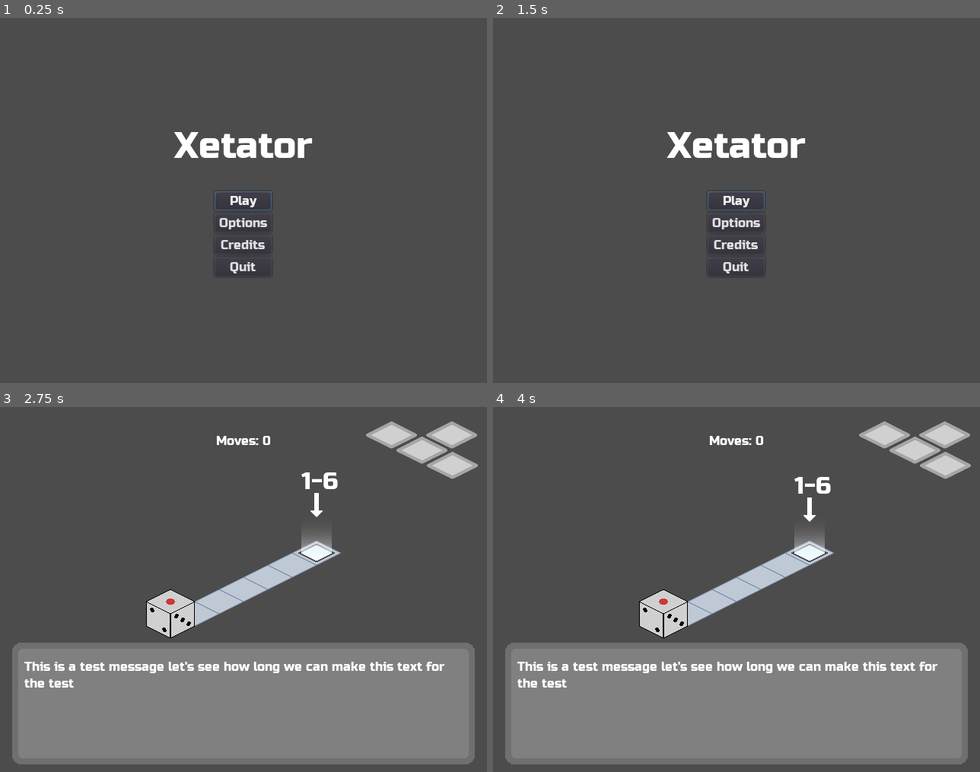
Above: before the commit, frames 1-4 (two rows, left to right).
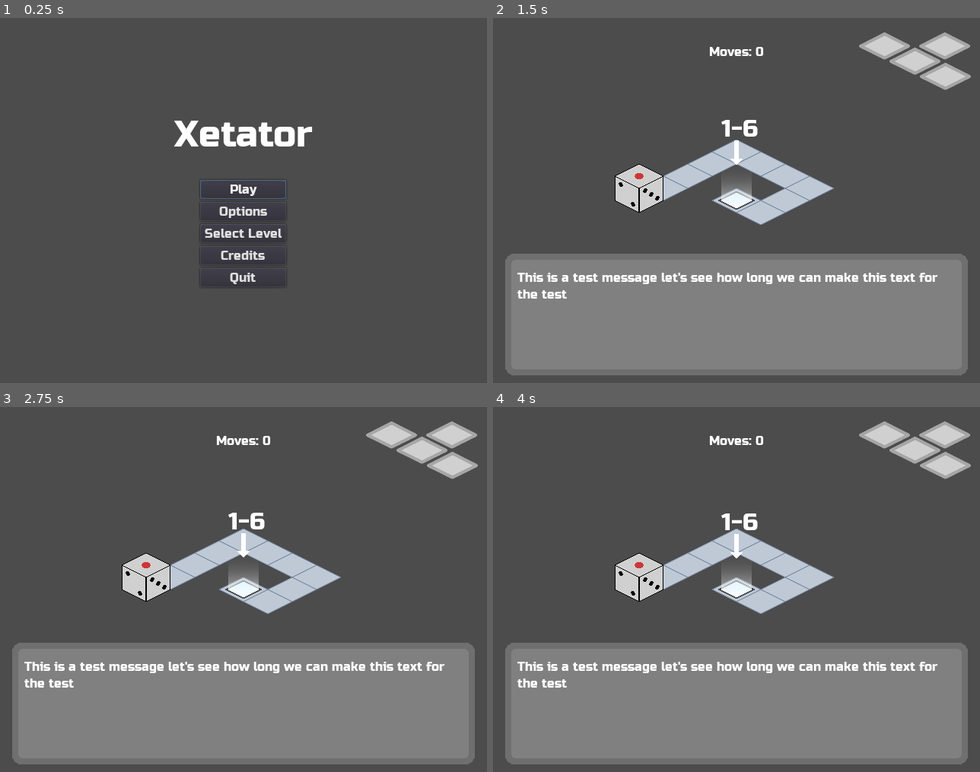
Above: after the commit, the same moments.

Repository: kdreese/gmtk-2022
Game: Godot game, scene res://src/states/Menu.tscn
The game is run twice, just before and just after one commit, with the same random seed, the same clock (stepped at 60 frames per second) and the same inputs.
Inputs (mouse positions are in pixels of both pictures, inside the frame that each line leads up to):
- Up to frame 1 (0.25 s): no input
- Up to frame 2 (1.5 s): click (736, 233) at 0.5 s, where only the run after the commit has a clickable "Select Level"; click (736, 149) at 1.25 s, where only the run after the commit has a clickable "Level 2"
- Up to frame 3 (2.75 s): click (243, 589) at 2 s, where only the run before the commit has a clickable "Play"
- Up to frame 4 (4 s): hold D (move_right) 2.78-3.53 s; hold S (move_back) from 3.53 s (still down)

The runs differ from the first frame. In frame 1, 3.1% of the frame differs, in the area x 35-65%, y 28-74%; in frame 2, 39%, in the area x 2-99%, y 3-98%; in frame 3, 6.6%; in frame 4, 6.6%.

Commit message:
Added level select menu.

Diff:
--- a/src/levels/ButtonIntroLevel.tscn
+++ b/src/levels/ButtonIntroLevel.tscn
@@ -23,3 +23,4 @@
 position = Vector2( 288, 304 )
 minimum_weight = 6
 next_level_path = "res://src/levels/ButtonTestLevel.tscn"
+level_name = "Level 4"
--- a/src/levels/ButtonTestLevel.tscn
+++ b/src/levels/ButtonTestLevel.tscn
@@ -29,3 +29,4 @@
 
 [node name="LevelEnd" parent="." instance=ExtResource( 4 )]
 position = Vector2( 480, 304 )
+level_name = "Level 6"
--- a/src/levels/IntroLevel.tscn
+++ b/src/levels/IntroLevel.tscn
@@ -15,3 +15,4 @@
 [node name="LevelEnd" parent="." instance=ExtResource( 2 )]
 position = Vector2( 416, 176 )
 next_level_path = "res://src/levels/MovementTutorialLevel.tscn"
+level_name = "Level 1"
--- a/src/levels/MovementTestLevel.tscn
+++ b/src/levels/MovementTestLevel.tscn
@@ -16,3 +16,4 @@
 position = Vector2( 384, 224 )
 minimum_weight = 6
 next_level_path = "res://src/levels/ButtonIntroLevel.tscn"
+level_name = "Level 3"
--- a/src/levels/MovementTutorialLevel.tscn
+++ b/src/levels/MovementTutorialLevel.tscn
@@ -15,3 +15,4 @@
 [node name="LevelEnd" parent="." instance=ExtResource( 2 )]
 position = Vector2( 320, 224 )
 next_level_path = "res://src/levels/MovementTestLevel.tscn"
+level_name = "Level 2"
--- a/src/objects/Indicator.tscn
+++ b/src/objects/Indicator.tscn
@@ -20,12 +20,11 @@
 size_flags_horizontal = 4
 
 [node name="Label" type="Label" parent="CenterContainer"]
-margin_left = 10.0
+margin_left = 20.0
 margin_top = 1.0
-margin_right = 30.0
+margin_right = 20.0
 margin_bottom = 39.0
 custom_fonts/font = SubResource( 1 )
-text = "6"
 align = 1
 
 [node name="Sprite" type="Sprite" parent="."]
--- a/src/objects/LevelEnd.gd
+++ b/src/objects/LevelEnd.gd
@@ -8,6 +8,7 @@
 export var minimum_weight: int = 1
 export var maximum_weight: int = 6
 export var next_level_path: String = ""
+export var level_name: String = ""
 
 
 func _on_LevelEnd_area_entered(area: Area2D) -> void:
--- a/src/states/Game.tscn
+++ b/src/states/Game.tscn
@@ -74,9 +74,9 @@
 
 [node name="V" type="VBoxContainer" parent="PauseMenu/ColorRect/C"]
 margin_left = 258.0
-margin_top = 149.0
+margin_top = 134.0
 margin_right = 381.0
-margin_bottom = 331.0
+margin_bottom = 345.0
 custom_constants/separation = 32
 
 [node name="PausedTitle" type="Label" parent="PauseMenu/ColorRect/C/V"]
--- a/src/states/Global.gd
+++ b/src/states/Global.gd
@@ -3,6 +3,7 @@
 
 const MAX_VOLUME_DB := -6.0
 const SAVE_FILE_PATH := "user://config.cfg"
+const FIRST_LEVEL_PATH = "res://src/levels/IntroLevel.tscn"
 
 const BG_MUSIC = preload("res://assets/sound/Xetator.ogg")
 
--- /dev/null
+++ b/src/states/LevelSelect.gd
@@ -0,0 +1,56 @@
+extends CanvasLayer
+
+signal level_select_exited
+
+var level_names := []
+var level_paths := []
+var buttons := []
+
+var page_idx := 0
+
+# Called when the node enters the scene tree for the first time.
+func _ready() -> void:
+	# Hide this node, to start.
+	$ColorRect.hide()
+
+
+func load_levels() -> void:
+	# Get a list of all the levels.
+	var level_path = Global.FIRST_LEVEL_PATH
+	while level_path != "":
+		var level = load(level_path).instance()
+		var level_end = level.get_node("LevelEnd") as LevelEnd
+		level_names.push_back(level_end.level_name)
+		level_paths.push_back(level_path)
+		level_path = level_end.next_level_path
+
+	# We will have at most 9 buttons.
+	var num_buttons = min(9, len(level_names))
+	for idx in range(num_buttons):
+		var button = Button.new()
+		button.rect_min_size = Vector2(120, 90)
+		button.text = level_names[idx]
+		var error = button.connect("pressed", self, "_on_level_button_pressed", [idx])
+		assert(not error)
+		$ColorRect/C/V/G.add_child(button)
+
+	if len(level_names) <= 9:
+		$ColorRect/C/V/H/NextButton.hide()
+
+	$ColorRect/C/V/H/PrevButton.hide()
+
+
+func display() -> void:
+	for idx in range(len(buttons)):
+		buttons[idx].text = level_names[9 * page_idx + idx]
+
+
+func _on_level_button_pressed(idx: int) -> void:
+	Global.level_path = level_paths[idx]
+	var error := get_tree().change_scene("res://src/states/Game.tscn")
+	assert(not error)
+
+
+func _on_BackButton_pressed() -> void:
+	$ColorRect.hide()
+	emit_signal("level_select_exited")
--- /dev/null
+++ b/src/states/LevelSelect.tscn
@@ -0,0 +1,71 @@
+[gd_scene load_steps=4 format=2]
+
+[ext_resource path="res://assets/ui/Russo_One.ttf" type="DynamicFontData" id=1]
+[ext_resource path="res://src/states/LevelSelect.gd" type="Script" id=2]
+
+[sub_resource type="DynamicFont" id=1]
+size = 32
+font_data = ExtResource( 1 )
+
+[node name="LevelSelect" type="CanvasLayer"]
+script = ExtResource( 2 )
+
+[node name="ColorRect" type="ColorRect" parent="."]
+anchor_right = 1.0
+anchor_bottom = 1.0
+color = Color( 0, 0, 0, 0.392157 )
+
+[node name="Label" type="Label" parent="ColorRect"]
+anchor_right = 1.0
+anchor_bottom = 1.0
+margin_top = 30.0
+custom_fonts/font = SubResource( 1 )
+text = "Level Select"
+align = 1
+
+[node name="C" type="CenterContainer" parent="ColorRect"]
+anchor_right = 1.0
+anchor_bottom = 1.0
+
+[node name="V" type="VBoxContainer" parent="ColorRect/C"]
+margin_left = 160.0
+margin_top = 222.0
+margin_right = 480.0
+margin_bottom = 257.0
+custom_constants/separation = 10
+
+[node name="G" type="GridContainer" parent="ColorRect/C/V"]
+margin_right = 320.0
+custom_constants/vseparation = 10
+custom_constants/hseparation = 10
+columns = 3
+
+[node name="H" type="HBoxContainer" parent="ColorRect/C/V"]
+margin_top = 10.0
+margin_right = 320.0
+margin_bottom = 35.0
+rect_min_size = Vector2( 320, 0 )
+alignment = 1
+
+[node name="PrevButton" type="Button" parent="ColorRect/C/V/H"]
+margin_left = 27.0
+margin_right = 76.0
+margin_bottom = 25.0
+size_flags_horizontal = 6
+text = "Prev"
+
+[node name="BackButton" type="Button" parent="ColorRect/C/V/H"]
+margin_left = 134.0
+margin_right = 186.0
+margin_bottom = 25.0
+size_flags_horizontal = 6
+text = "Back"
+
+[node name="NextButton" type="Button" parent="ColorRect/C/V/H"]
+margin_left = 243.0
+margin_right = 293.0
+margin_bottom = 25.0
+size_flags_horizontal = 6
+text = "Next"
+
+[connection signal="pressed" from="ColorRect/C/V/H/BackButton" to="." method="_on_BackButton_pressed"]
--- a/src/states/Menu.gd
+++ b/src/states/Menu.gd
@@ -5,10 +5,10 @@
 	if OS.get_name() == "HTML5":
 		$V/Buttons/QuitButton.hide()
 	$V/Buttons/PlayButton.grab_focus()
+	Global.level_path = Global.FIRST_LEVEL_PATH
 
 
 func _on_PlayButton_pressed() -> void:
-	Global.level_path = "res://src/levels/IntroLevel.tscn"
 	var error := get_tree().change_scene("res://src/states/Game.tscn")
 	assert(not error)
 
@@ -30,3 +30,15 @@
 func _on_OptionsMenu_options_exited() -> void:
 	$V.show()
 	$V/Buttons/OptionsButton.grab_focus()
+
+
+func _on_LevelSelectButton_pressed() -> void:
+	$V.hide()
+	$LevelSelect.load_levels()
+	$LevelSelect/ColorRect.show()
+	$LevelSelect/ColorRect/C/V/G.get_children()[0].grab_focus()
+
+
+func _on_LevelSelect_level_select_exited() -> void:
+	$V.show()
+	$V/Buttons/LevelSelectButton.grab_focus()
--- a/src/states/Menu.tscn
+++ b/src/states/Menu.tscn
@@ -1,8 +1,9 @@
-[gd_scene load_steps=5 format=2]
+[gd_scene load_steps=6 format=2]
 
 [ext_resource path="res://assets/ui/Russo_One.ttf" type="DynamicFontData" id=1]
 [ext_resource path="res://src/states/Menu.gd" type="Script" id=2]
 [ext_resource path="res://src/states/Options.tscn" type="PackedScene" id=3]
+[ext_resource path="res://src/states/LevelSelect.tscn" type="PackedScene" id=4]
 
 [sub_resource type="DynamicFont" id=1]
 size = 48
@@ -15,11 +16,13 @@
 
 [node name="OptionsMenu" parent="." instance=ExtResource( 3 )]
 
+[node name="LevelSelect" parent="." instance=ExtResource( 4 )]
+
 [node name="V" type="VBoxContainer" parent="."]
 margin_left = 229.0
-margin_top = 140.0
+margin_top = 125.0
 margin_right = 411.0
-margin_bottom = 340.0
+margin_bottom = 354.0
 custom_constants/separation = 32
 
 [node name="Title" type="Label" parent="V"]
@@ -29,37 +32,45 @@
 text = "Xetator"
 
 [node name="Buttons" type="VBoxContainer" parent="V"]
-margin_left = 53.0
+margin_left = 34.0
 margin_top = 88.0
-margin_right = 128.0
-margin_bottom = 200.0
+margin_right = 147.0
+margin_bottom = 229.0
 size_flags_horizontal = 4
 
 [node name="PlayButton" type="Button" parent="V/Buttons"]
-margin_right = 75.0
+margin_right = 113.0
 margin_bottom = 25.0
 text = "Play"
 
 [node name="OptionsButton" type="Button" parent="V/Buttons"]
 margin_top = 29.0
-margin_right = 75.0
+margin_right = 113.0
 margin_bottom = 54.0
 text = "Options"
 
+[node name="LevelSelectButton" type="Button" parent="V/Buttons"]
+margin_top = 58.0
+margin_right = 113.0
+margin_bottom = 83.0
+text = "Select Level"
+
 [node name="CreditsButton" type="Button" parent="V/Buttons"]
-margin_top = 58.0
-margin_right = 75.0
-margin_bottom = 83.0
+margin_top = 87.0
+margin_right = 113.0
+margin_bottom = 112.0
 text = "Credits"
 
 [node name="QuitButton" type="Button" parent="V/Buttons"]
-margin_top = 87.0
-margin_right = 75.0
-margin_bottom = 112.0
+margin_top = 116.0
+margin_right = 113.0
+margin_bottom = 141.0
 text = "Quit"
 
 [connection signal="options_exited" from="OptionsMenu" to="." method="_on_OptionsMenu_options_exited"]
+[connection signal="level_select_exited" from="LevelSelect" to="." method="_on_LevelSelect_level_select_exited"]
 [connection signal="pressed" from="V/Buttons/PlayButton" to="." method="_on_PlayButton_pressed"]
 [connection signal="pressed" from="V/Buttons/OptionsButton" to="." method="_on_OptionsButton_pressed"]
+[connection signal="pressed" from="V/Buttons/LevelSelectButton" to="." method="_on_LevelSelectButton_pressed"]
 [connection signal="pressed" from="V/Buttons/CreditsButton" to="." method="_on_CreditsButton_pressed"]
 [connection signal="pressed" from="V/Buttons/QuitButton" to="." method="_on_QuitButton_pressed"]
